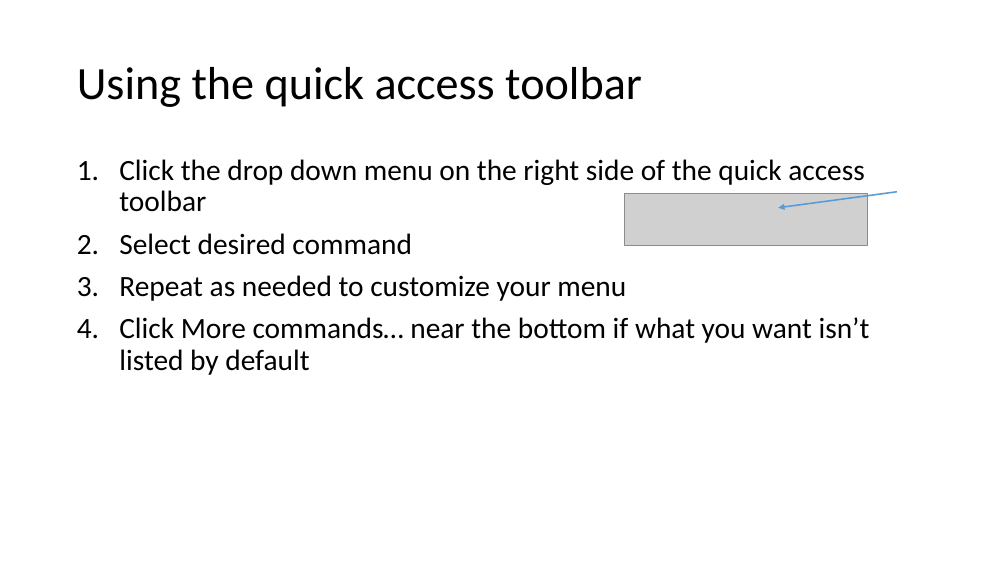
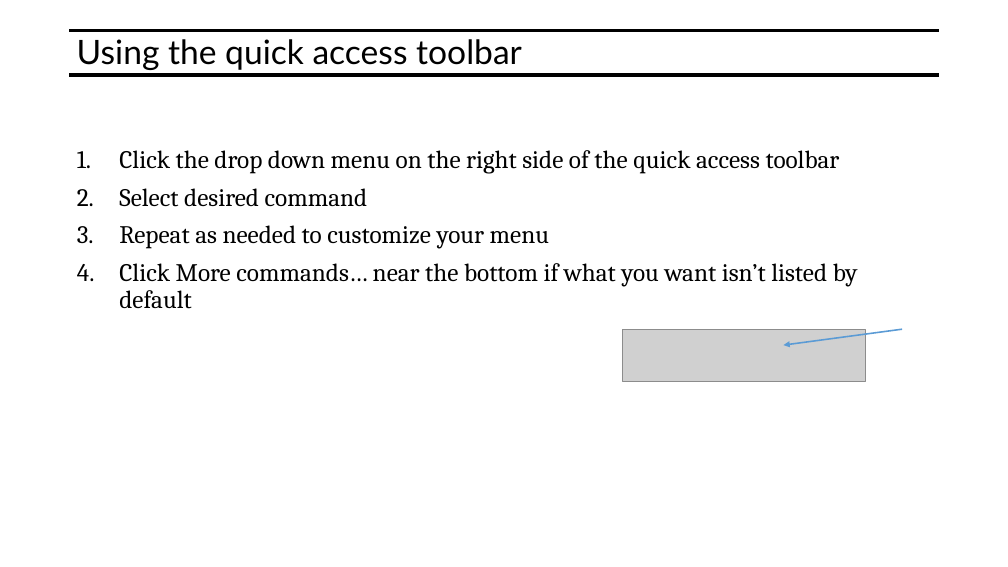
Before and after one commit to mjmacarty/excel-at-excel, a slide deck: slide 5 of Excel-at-Excel.pptx. Drawn at 1008x567 pixels with LibreOffice and Linux fonts; fonts in the diff are those of the drawing; grey boxes stand for pictures. Boxes give left, top, right and bottom in pixels: in the first picture for what was removed or moved away, otherwise in the second. Text is boxed around its words. In the diff, an @@ line names an element or a change of style, - is before the commit and + after.

```diff
--- a/Excel-at-Excel.pptx
+++ b/Excel-at-Excel.pptx
@@ title "Using the quick access toolbar" at [77, 39, 522, 70]: size 44 to 32 pt, font Calibri to Lato; vertical alignment middle to top @@
@@ line added from (70, 30) to (939, 30), #000000 3 pt @@
@@ line added from (70, 75) to (939, 75), #000000 3 pt @@
@@ text "Click the drop down menu ...": place and size @@
-text "Click the drop down menu ..." at [119, 159, 870, 375]
+text "Click the drop down menu ..." at [119, 150, 858, 309]
@@ text "Click the drop down menu ..." at [119, 150, 858, 309]: size 28 to 24 pt, font Calibri to Cambria @@
@@ picture: place and size @@
-picture at [625, 193, 868, 245]
+picture at [622, 329, 866, 381]
@@ arrow moved from (897, 192) - (778, 208) to (902, 329) - (783, 345) @@
```
Also in this commit, not shown: 39 other slides changed, 1 slide added.
